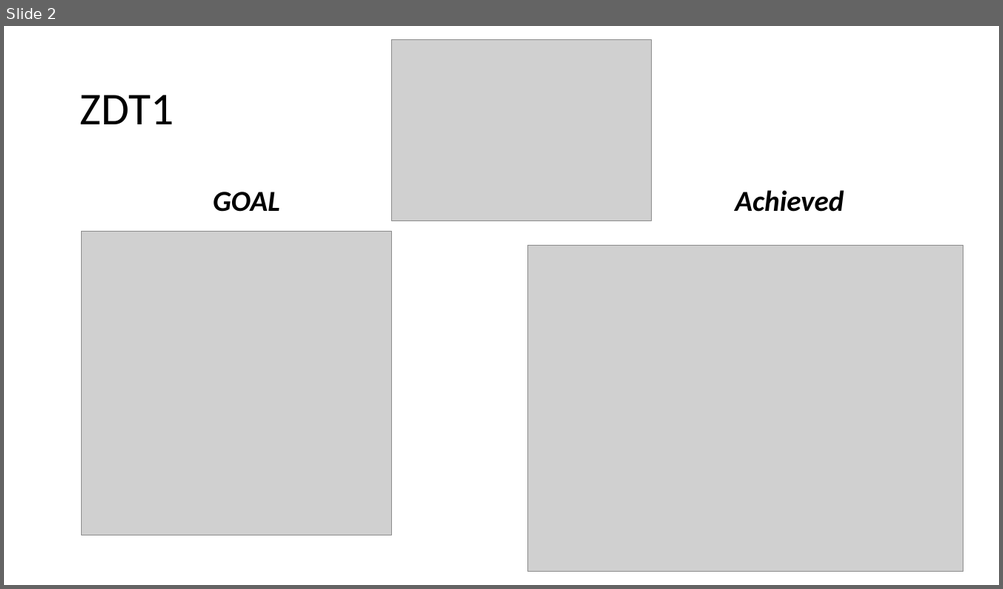
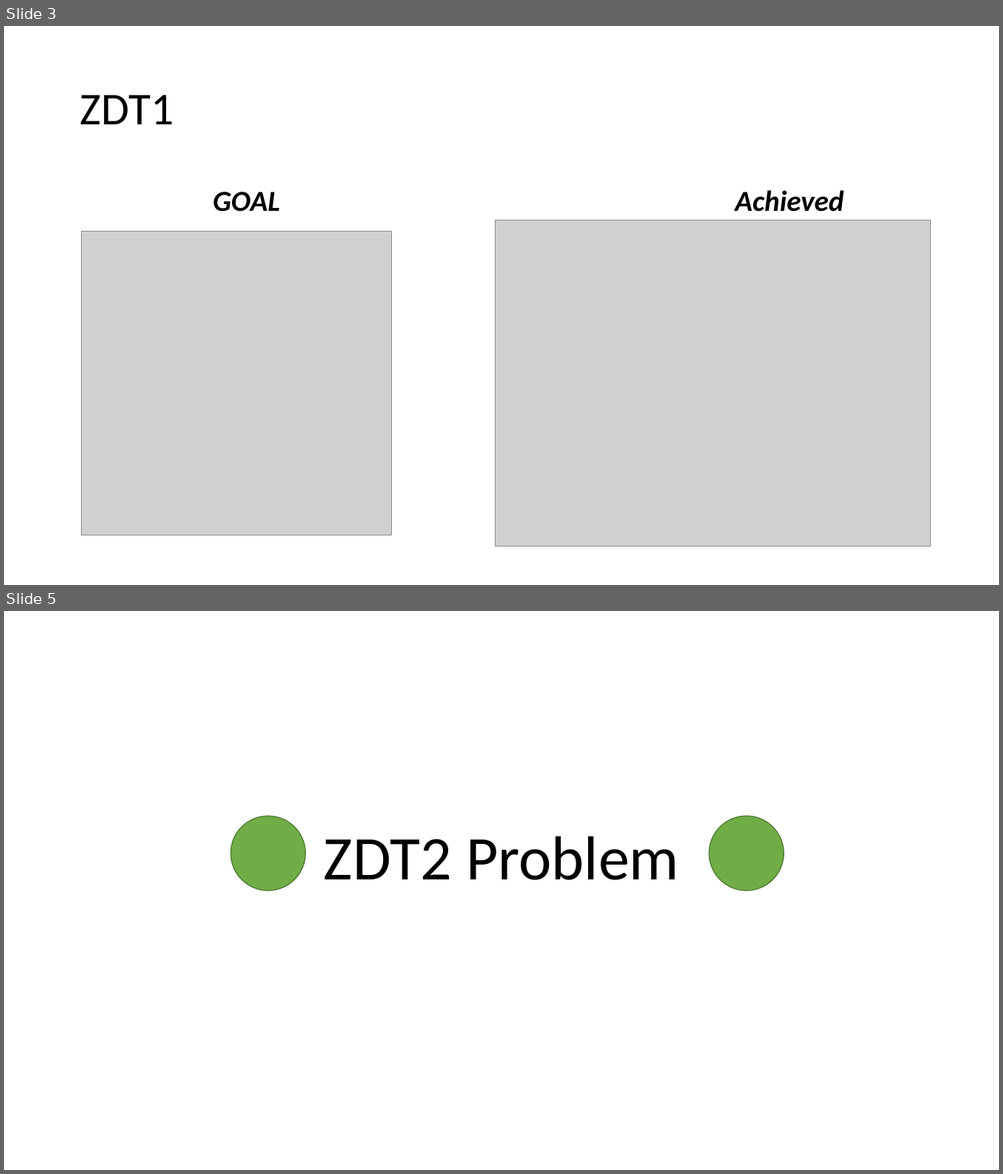
Before and after one commit to matthewmjw22/ENME625, a slide deck: Pareto Comparisons.pptx. Shown one above the other, each under a label of ours: slide 2 before the commit, slides 3 and 5 after it; the slides between them are not shown. The pictures are 1003x589 and 1003x1174 pixels, drawn with LibreOffice and Linux fonts; fonts in the diff are those of the drawing; grey boxes stand for pictures. Boxes give left, top, right and bottom in pixels: in the first picture for what was removed or moved away, otherwise in the second. Text is boxed around its words. In the diff, an @@ line names an element or a change of style, - is before the commit and + after.

```diff
--- a/Pareto Comparisons.pptx
+++ b/Pareto Comparisons.pptx
@@ slide 5 added at (4,611,999,1170), background #FFFFFF @@
@@ ellipse added at (231,816,305,891), fill #70AD47, outline #538035 1 pt @@
@@ ellipse added at (709,816,784,891), fill #70AD47, outline #538035 1 pt @@
@@ title added at (324,836,679,880), 60 pt, text #000000 @@
+ZDT2 Problem
@@ what was slide 2 is now slide 3 @@
@@ slide 3 changed as well @@
@@ picture removed at (392,39,651,221) @@
@@ picture: place and size @@
-picture at (528,245,963,572)
+picture at (495,220,930,547)
```
Also in this commit, not shown: 6 other slides changed, 14 other slides added, 13 other files.
